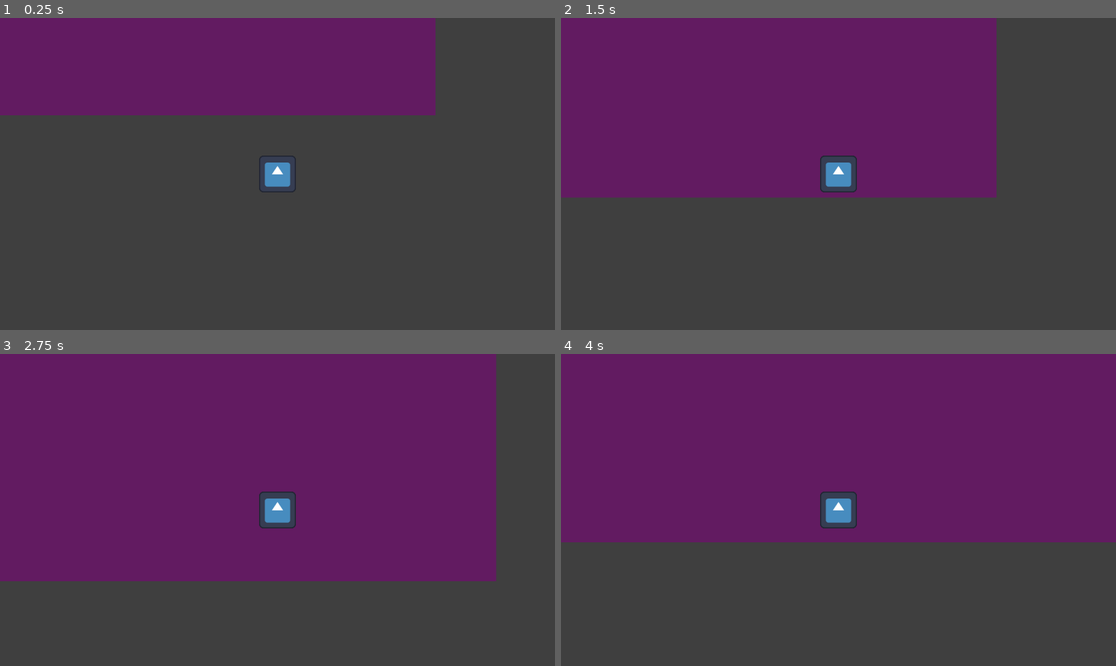
Above: before the commit, frames 1-4 (two rows, left to right).
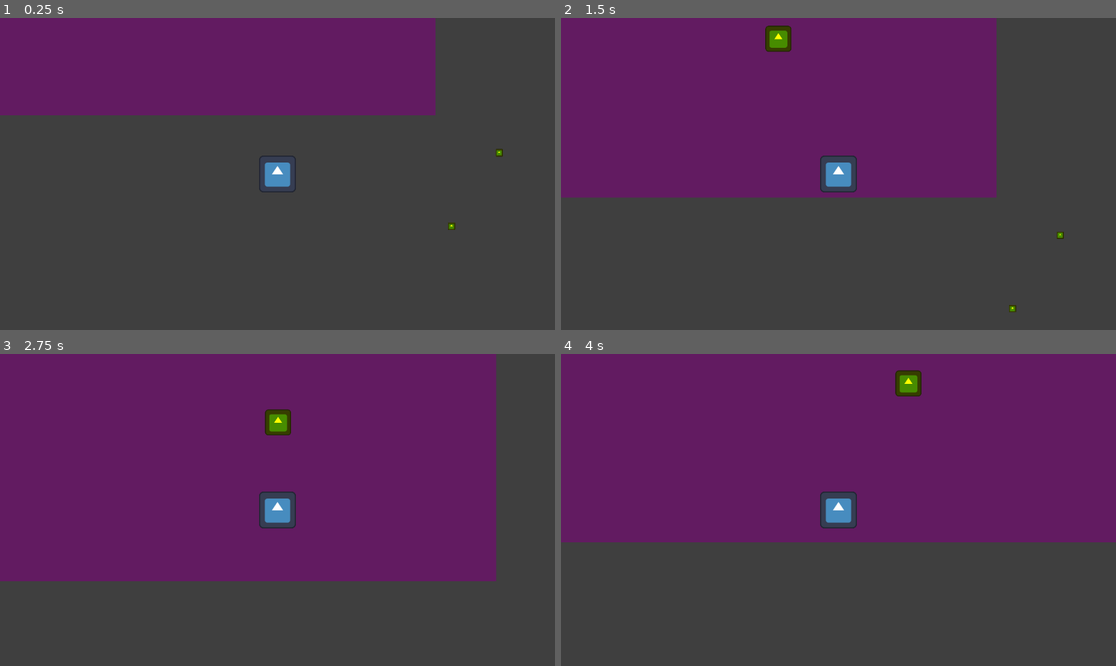
Above: after the commit, the same moments.

Repository: DeepRestGames/incremental-space-game
Game: Godot game, scene res://Scenes/Prototypes/Prototype_MainScene.tscn
The game is run twice, just before and just after one commit, with the same random seed, the same clock (stepped at 60 frames per second) and the same inputs. The engine's default icon, where the game draws it, is replaced by a stand-in: a white triangle on a blue panel in a dark square.
Inputs (mouse positions are in pixels of both pictures, inside the frame that each line leads up to):
- Up to frame 1 (0.25 s): no input
- Up to frame 2 (1.5 s): tap Enter at 0.5 s; move the mouse to (810, 236) at 0.52 s; hold E (interact, bound only after the commit) 0.53-1.28 s; hold W (move_up) from 0.53 s (still down); move the mouse to (1005, 220) at 1.27 s; tap E (interact, bound only after the commit) at 1.35 s
- Up to frame 3 (2.75 s): move the mouse to (111, 463) at 2.02 s; release W (move_up) at 2.03 s; hold A (move_left) from 2.03 s (still down); hold E (interact, bound only after the commit) from 2.03 s (still down)
- Up to frame 4 (4 s): move the mouse to (866, 510) at 2.77 s; release E (interact, bound only after the commit) at 2.78 s; tap E (interact, bound only after the commit) at 2.85 s; move the mouse to (755, 432) at 3.52 s; release A (move_left) at 3.53 s; hold S (move_down) from 3.53 s (still down); hold E (interact, bound only after the commit) from 3.53 s (still down)

The runs differ from the first frame. In frame 1, less than 0.1% of the frame differs, in the area x 80-91%, y 41-68%; in frame 2, 0.5%, in the area x 36-91%, y 2-95%; in frame 3, 0.4%; in frame 4, 0.4%.
Error after the commit: Invalid access to property or key 'global_position' on a base object of type 'null instance'. (res://Scripts/GameManagers/GameManager.gd:23)

Commit message:
Create expedition ship Fixes #14

Diff:
--- /dev/null
+++ b/Scenes/HUB/ExpeditionShip/ExpeditionShip.tscn
@@ -0,0 +1,29 @@
+[gd_scene load_steps=5 format=3 uid="uid://ccmhp41okc8g0"]
+
+[ext_resource type="Script" uid="uid://chct5ii1ti3m5" path="res://Scripts/HUB/ExpeditionShip/ExpeditionShip.gd" id="1_keioi"]
+[ext_resource type="Texture2D" uid="uid://d3w6yyyfejaxw" path="res://icon.svg" id="2_q2n55"]
+
+[sub_resource type="CircleShape2D" id="CircleShape2D_wpc3r"]
+radius = 200.0
+
+[sub_resource type="RectangleShape2D" id="RectangleShape2D_x1isb"]
+size = Vector2(90, 90)
+
+[node name="ExpeditionShip" type="Area2D" groups=["ExpeditionShip"]]
+script = ExtResource("1_keioi")
+
+[node name="ExpeditionShipInteractionArea" type="CollisionShape2D" parent="."]
+shape = SubResource("CircleShape2D_wpc3r")
+
+[node name="ExpeditionShipBody" type="StaticBody2D" parent="."]
+
+[node name="ExpeditionShipCollisionShape" type="CollisionShape2D" parent="ExpeditionShipBody"]
+shape = SubResource("RectangleShape2D_x1isb")
+
+[node name="ExpeditionShipBodySprite" type="Sprite2D" parent="ExpeditionShipBody"]
+modulate = Color(1, 0.720177, 0.426246, 1)
+scale = Vector2(0.7, 0.7)
+texture = ExtResource("2_q2n55")
+
+[connection signal="body_entered" from="." to="." method="_on_body_entered"]
+[connection signal="body_exited" from="." to="." method="_on_body_exited"]
--- a/Scenes/Player/Player.tscn
+++ b/Scenes/Player/Player.tscn
@@ -2,6 +2,7 @@
 
 [ext_resource type="Script" uid="uid://3u5as0enhnvs" path="res://Scripts/Player/Player.gd" id="1_kyqiw"]
 [ext_resource type="Texture2D" uid="uid://d3w6yyyfejaxw" path="res://icon.svg" id="2_ft8w5"]
+[ext_resource type="PackedScene" uid="uid://beyb44q40vqlr" path="res://Scenes/UI/HUD.tscn" id="3_ude3g"]
 
 [sub_resource type="CircleShape2D" id="CircleShape2D_ude3g"]
 radius = 65.0
@@ -52,3 +53,9 @@
 libraries = {
 &"": SubResource("AnimationLibrary_fk5o5")
 }
+
+[node name="HUD" parent="." instance=ExtResource("3_ude3g")]
+offset_left = -576.0
+offset_top = -324.0
+offset_right = 576.0
+offset_bottom = 324.0
--- /dev/null
+++ b/Scenes/Prototypes/Prototype_ExpeditionScene.tscn
@@ -0,0 +1,54 @@
+[gd_scene load_steps=5 format=3 uid="uid://dcs13n8jpor6j"]
+
+[ext_resource type="Texture2D" uid="uid://dck8ousv4t6ru" path="res://Assets/Sprites/WhiteSprites.png" id="1_jg6gw"]
+[ext_resource type="PackedScene" uid="uid://bcvxlujlsdn7w" path="res://Scenes/Player/Player.tscn" id="2_4kqnn"]
+[ext_resource type="PackedScene" uid="uid://ccmhp41okc8g0" path="res://Scenes/HUB/ExpeditionShip/ExpeditionShip.tscn" id="3_dnqbe"]
+[ext_resource type="PackedScene" uid="uid://k5air2e7arh4" path="res://Scenes/Resources/BasePickup.tscn" id="4_4kqnn"]
+
+[node name="PrototypeExpeditionScene" type="Node2D"]
+
+[node name="Sprite2D" type="Sprite2D" parent="."]
+modulate = Color(0.246421, 0.246421, 0.246421, 1)
+scale = Vector2(200, 200)
+texture = ExtResource("1_jg6gw")
+
+[node name="Sprite2D2" type="Sprite2D" parent="."]
+modulate = Color(0.385303, 0.107771, 0.378933, 1)
+position = Vector2(-1412, -1241)
+scale = Vector2(39.19, 20.77)
+texture = ExtResource("1_jg6gw")
+
+[node name="Player" parent="." instance=ExtResource("2_4kqnn")]
+
+[node name="ExpeditionShip" parent="." instance=ExtResource("3_dnqbe")]
+position = Vector2(1009, -557)
+
+[node name="BasePickup" parent="." instance=ExtResource("4_4kqnn")]
+position = Vector2(767, -73)
+
+[node name="BasePickup2" parent="." instance=ExtResource("4_4kqnn")]
+position = Vector2(602, 181)
+
+[node name="BasePickup3" parent="." instance=ExtResource("4_4kqnn")]
+position = Vector2(-709, -1468)
+
+[node name="BasePickup4" parent="." instance=ExtResource("4_4kqnn")]
+position = Vector2(-874, -1214)
+
+[node name="BasePickup5" parent="." instance=ExtResource("4_4kqnn")]
+position = Vector2(-1374, 244)
+
+[node name="BasePickup6" parent="." instance=ExtResource("4_4kqnn")]
+position = Vector2(-1539, 498)
+
+[node name="BasePickup7" parent="." instance=ExtResource("4_4kqnn")]
+position = Vector2(308, 727)
+
+[node name="BasePickup8" parent="." instance=ExtResource("4_4kqnn")]
+position = Vector2(143, 981)
+
+[node name="BasePickup9" parent="." instance=ExtResource("4_4kqnn")]
+position = Vector2(813, -1713)
+
+[node name="BasePickup10" parent="." instance=ExtResource("4_4kqnn")]
+position = Vector2(648, -1459)
--- a/Scenes/Prototypes/Prototype_MainScene.tscn
+++ b/Scenes/Prototypes/Prototype_MainScene.tscn
@@ -1,7 +1,10 @@
-[gd_scene load_steps=3 format=3 uid="uid://bii40dmux8sxx"]
+[gd_scene load_steps=6 format=3 uid="uid://bii40dmux8sxx"]
 
 [ext_resource type="Texture2D" uid="uid://dck8ousv4t6ru" path="res://Assets/Sprites/WhiteSprites.png" id="1_brj1q"]
 [ext_resource type="PackedScene" uid="uid://bcvxlujlsdn7w" path="res://Scenes/Player/Player.tscn" id="2_wpc3r"]
+[ext_resource type="PackedScene" uid="uid://k5air2e7arh4" path="res://Scenes/Resources/BasePickup.tscn" id="3_wpc3r"]
+[ext_resource type="PackedScene" uid="uid://csht05sstrhwi" path="res://Scenes/HUB/DepositBox/DepositBox.tscn" id="4_x1isb"]
+[ext_resource type="PackedScene" uid="uid://ccmhp41okc8g0" path="res://Scenes/HUB/ExpeditionShip/ExpeditionShip.tscn" id="5_a3inl"]
 
 [node name="PrototypeMainScene" type="Node2D"]
 
@@ -17,3 +20,15 @@
 texture = ExtResource("1_brj1q")
 
 [node name="Player" parent="." instance=ExtResource("2_wpc3r")]
+
+[node name="BasePickup" parent="." instance=ExtResource("3_wpc3r")]
+position = Vector2(767, -73)
+
+[node name="BasePickup2" parent="." instance=ExtResource("3_wpc3r")]
+position = Vector2(602, 181)
+
+[node name="DepositBox" parent="." instance=ExtResource("4_x1isb")]
+position = Vector2(-208, -753)
+
+[node name="ExpeditionShip" parent="." instance=ExtResource("5_a3inl")]
+position = Vector2(1009, -557)
--- /dev/null
+++ b/Scenes/UI/HUD.tscn
@@ -0,0 +1,49 @@
+[gd_scene load_steps=2 format=3 uid="uid://beyb44q40vqlr"]
+
+[ext_resource type="Script" uid="uid://dl6hms7n2jhi" path="res://Scripts/UI/HUD/ExpeditionShipInteractionPrompt.gd" id="1_omqfp"]
+
+[node name="HUD" type="Control"]
+custom_minimum_size = Vector2(1152, 648)
+layout_mode = 3
+anchors_preset = 15
+anchor_right = 1.0
+anchor_bottom = 1.0
+grow_horizontal = 2
+grow_vertical = 2
+metadata/_edit_use_anchors_ = true
+
+[node name="ExpeditionShipInteractionPrompt" type="Label" parent="."]
+visible = false
+layout_mode = 1
+anchors_preset = 7
+anchor_left = 0.5
+anchor_top = 1.0
+anchor_right = 0.5
+anchor_bottom = 1.0
+offset_left = -73.0
+offset_top = -88.0
+offset_right = 73.0
+offset_bottom = -65.0
+grow_horizontal = 2
+grow_vertical = 0
+text = "START EXPEDITION"
+horizontal_alignment = 1
+vertical_alignment = 1
+script = ExtResource("1_omqfp")
+
+[node name="KeyHint" type="Label" parent="ExpeditionShipInteractionPrompt"]
+layout_mode = 1
+anchors_preset = 7
+anchor_left = 0.5
+anchor_top = 1.0
+anchor_right = 0.5
+anchor_bottom = 1.0
+offset_left = -20.0
+offset_top = -1.0
+offset_right = 20.0
+offset_bottom = 22.0
+grow_horizontal = 2
+grow_vertical = 0
+text = "(E)"
+horizontal_alignment = 1
+vertical_alignment = 1
--- a/Scripts/GameManagers/EventBus.gd
+++ b/Scripts/GameManagers/EventBus.gd
@@ -1,16 +1,25 @@
 # warnings-disable
 extends Node
+
+# Inputs
+@warning_ignore("unused_signal") signal action_trigger_interact
+@warning_ignore("unused_signal") signal player_movement(movement_direction)
+@warning_ignore("unused_signal") signal looking_direction_changed(new_looking_direction)
 
 # Skill tree
 @warning_ignore("unused_signal") signal skillNodePressed
 @warning_ignore("unused_signal") signal skillNodeExited
 
-# Player movement
-@warning_ignore("unused_signal") signal looking_direction_changed(new_looking_direction)
-@warning_ignore("unused_signal") signal player_movement(movement_direction)
-
 # Resources
 @warning_ignore("unused_signal") signal add_resource(resource_number)
 
 # Deposit box
-@warning_ignore("unused_signal") signal player_enter_deposit_box
+@warning_ignore("unused_signal") signal player_enter_deposit_box_area
+
+# Expedition ship
+@warning_ignore("unused_signal") signal player_enter_expedition_ship_area
+@warning_ignore("unused_signal") signal player_exit_expedition_ship_area
+
+# Expedition
+@warning_ignore("unused_signal") signal expedition_started
+@warning_ignore("unused_signal") signal expedition_ended
--- a/Scripts/GameManagers/GameManager.gd
+++ b/Scripts/GameManagers/GameManager.gd
@@ -1,18 +1,34 @@
 extends Node
 
+# Scenes
+var expedition_scene = preload("res://Scenes/Prototypes/Prototype_ExpeditionScene.tscn")
+var main_scene = preload("res://Scenes/Prototypes/Prototype_MainScene.tscn")
+
 # Player
+var player: Player
 var current_player_resource: int = 0
 
 # DepositBox
+var deposit_box_position: Vector2
 var current_deposit_box_resource: int = 0
 
-
+# Expedition
+var expedition_started: bool = false
 
 
 func _ready() -> void:
+	# Level initialization
+	# TODO Add logic to handle the menus navigation (e.g. in the start menu the node Player doesn't exist, but the GameManager singleton does
+	player = get_tree().get_first_node_in_group("Player")
+	deposit_box_position = get_tree().get_first_node_in_group("DepositBox").global_position
+
+	print("Deposit box position: " + str(deposit_box_position))
+
 	EventBus.connect("add_resource", add_resource)
-	EventBus.connect("player_enter_deposit_box", add_resource_deposit_box)
+	EventBus.connect("player_enter_deposit_box_area", add_resource_deposit_box)
 
+	EventBus.connect("expedition_started", on_expedition_started)
+	EventBus.connect("expedition_ended", on_expedition_ended)
 
 func add_resource(resource_amount: int) -> void:
 	current_player_resource += resource_amount
@@ -27,3 +43,13 @@
 
 	print("Deposit box filled")
 	print("Total deposit box resources: " + str(current_deposit_box_resource))
+
+
+func on_expedition_started() -> void:
+	get_tree().change_scene_to_packed(expedition_scene)
+	expedition_started = true
+
+
+func on_expedition_ended() -> void:
+	get_tree().change_scene_to_packed(main_scene)
+	expedition_started = false
--- a/Scripts/GameManagers/InputManager.gd
+++ b/Scripts/GameManagers/InputManager.gd
@@ -36,6 +36,9 @@
 	if prevent_inputs:
 		return
 
+	if event.is_action_pressed("interact"):
+		EventBus.emit_signal("action_trigger_interact")
+
 	# Handle looking direction
 	#if using_mouse:
 		#var mouse_position = get_viewport().get_mouse_position()
--- /dev/null
+++ b/Scripts/HUB/ExpeditionShip/ExpeditionShip.gd
@@ -0,0 +1,30 @@
+class_name ExpeditionShip
+extends Area2D
+
+
+var player_in_area: bool = false
+
+
+func _ready() -> void:
+	EventBus.connect("action_trigger_interact", check_ship_interaction)
+
+
+func check_ship_interaction() -> void:
+	if player_in_area:
+
+		if GameManager.expedition_started:
+			EventBus.emit_signal("expedition_ended")
+		else:
+			EventBus.emit_signal("expedition_started")
+
+
+func _on_body_entered(body: Node2D) -> void:
+	if body.is_in_group("Player"):
+		player_in_area = true
+		EventBus.emit_signal("player_enter_expedition_ship_area")
+
+
+func _on_body_exited(body: Node2D) -> void:
+	if body.is_in_group("Player"):
+		player_in_area = false
+		EventBus.emit_signal("player_exit_expedition_ship_area")
--- /dev/null
+++ b/Scripts/UI/HUD/ExpeditionShipInteractionPrompt.gd
@@ -0,0 +1,19 @@
+extends Label
+
+
+func _ready() -> void:
+	EventBus.connect("player_enter_expedition_ship_area", show)
+	EventBus.connect("player_exit_expedition_ship_area", hide)
+
+	EventBus.connect("expedition_started", on_expedition_started)
+	EventBus.connect("expedition_ended", on_expedition_ended)
+
+	on_expedition_ended()
+
+
+func on_expedition_started() -> void:
+	text = "Return to base"
+
+
+func on_expedition_ended() -> void:
+	text = "Start expedition"
--- a/project.godot
+++ b/project.godot
@@ -47,3 +47,8 @@
 "events": [Object(InputEventKey,"resource_local_to_scene":false,"resource_name":"","device":-1,"window_id":0,"alt_press …(192 unchanged characters)…
 ]
 }
+interact={
+"deadzone": 0.2,
+"events": [Object(InputEventKey,"resource_local_to_scene":false,"resource_name":"","device":-1,"window_id":0,"alt_pressed":false,"shift_pressed":false,"ctrl_pressed":false,"meta_pressed":false,"pressed":false,"keycode":0,"physical_keycode":69,"key_label":0,"unicode":101,"location":0,"echo":false,"script":null)
+]
+}
